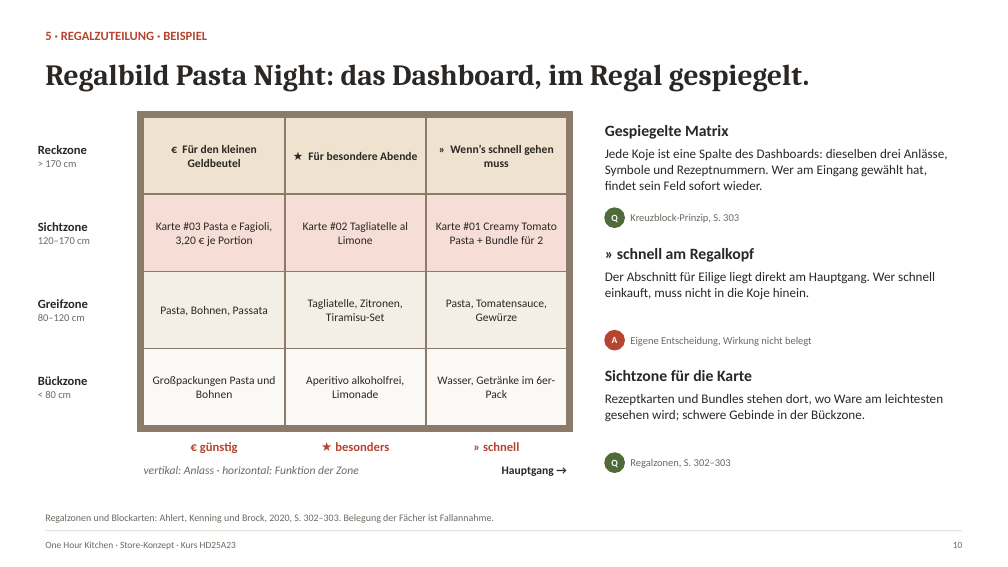
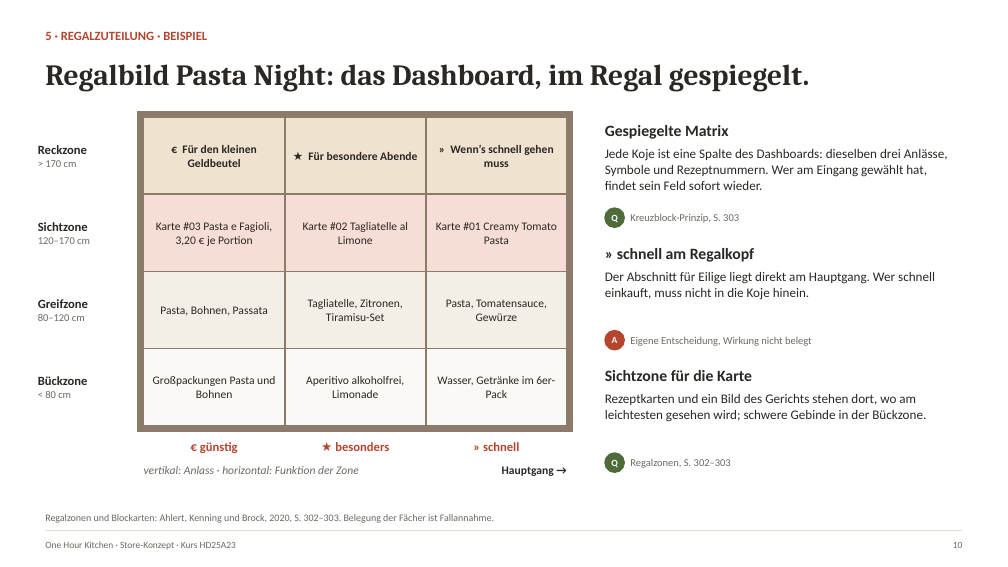
Before and after one commit to benhaaf/one-hour-kitchen, a slide deck: slide 10 of praesentation/One_Hour_Kitchen_Store-Konzept_v2.pptx. Drawn at 1008x567 pixels with LibreOffice and Linux fonts; fonts in the diff are those of the drawing. Boxes give left, top, right and bottom in pixels: in the first picture for what was removed or moved away, otherwise in the second. Text is boxed around its words. In the diff, an @@ line names an element or a change of style, - is before the commit and + after.

```diff
--- a/praesentation/One_Hour_Kitchen_Store-Konzept_v2.pptx
+++ b/praesentation/One_Hour_Kitchen_Store-Konzept_v2.pptx
@@ text at (436,222,557,244): text changed @@
-Karte #01 Creamy Tomato Pasta + Bundle für 2
+Karte #01 Creamy Tomato Pasta
@@ text at (605,394,926,422): text changed @@
-Rezeptkarten und Bundles stehen dort, wo Ware am leichtesten gesehen wird; schwere Gebinde in der Bückzone.
+Rezeptkarten und ein Bild des Gerichts stehen dort, wo am leichtesten gesehen wird; schwere Gebinde in der Bückzone.
```
Also in this commit, not shown: 5 other files.
